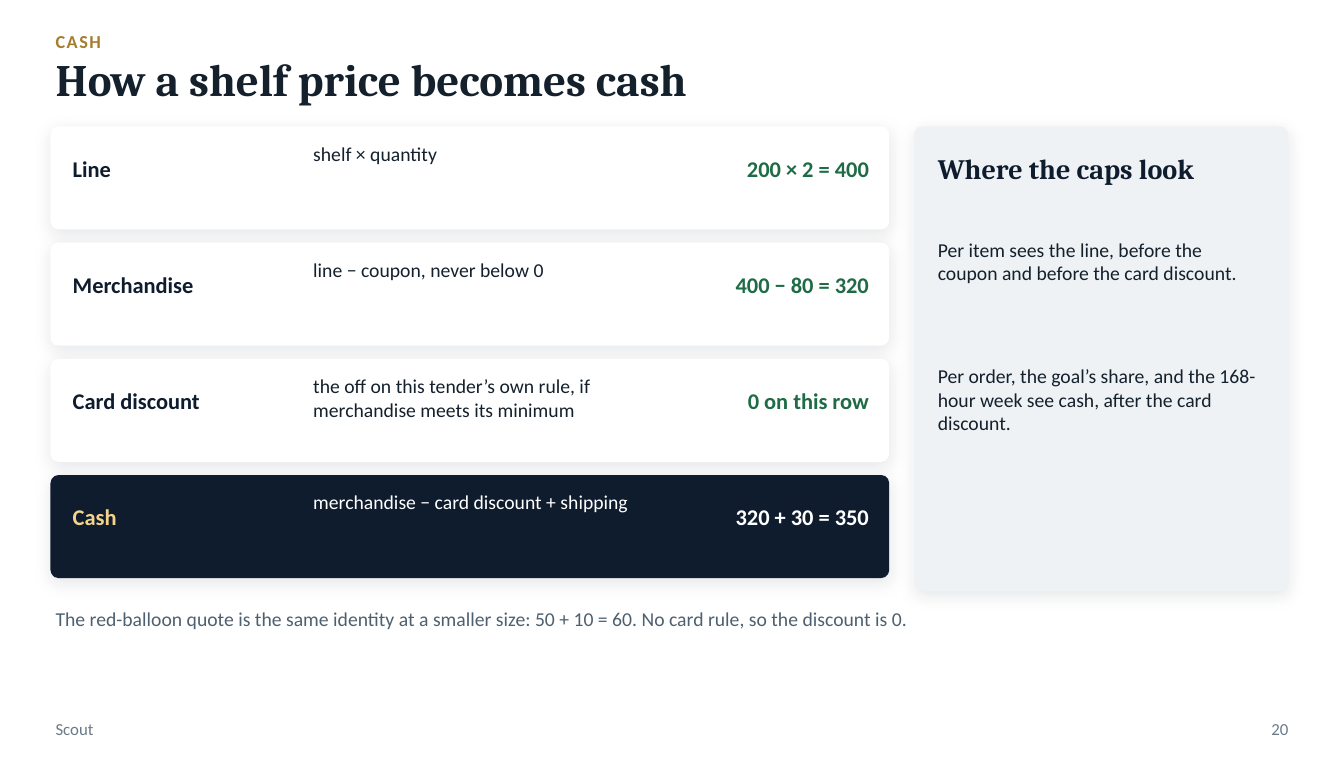
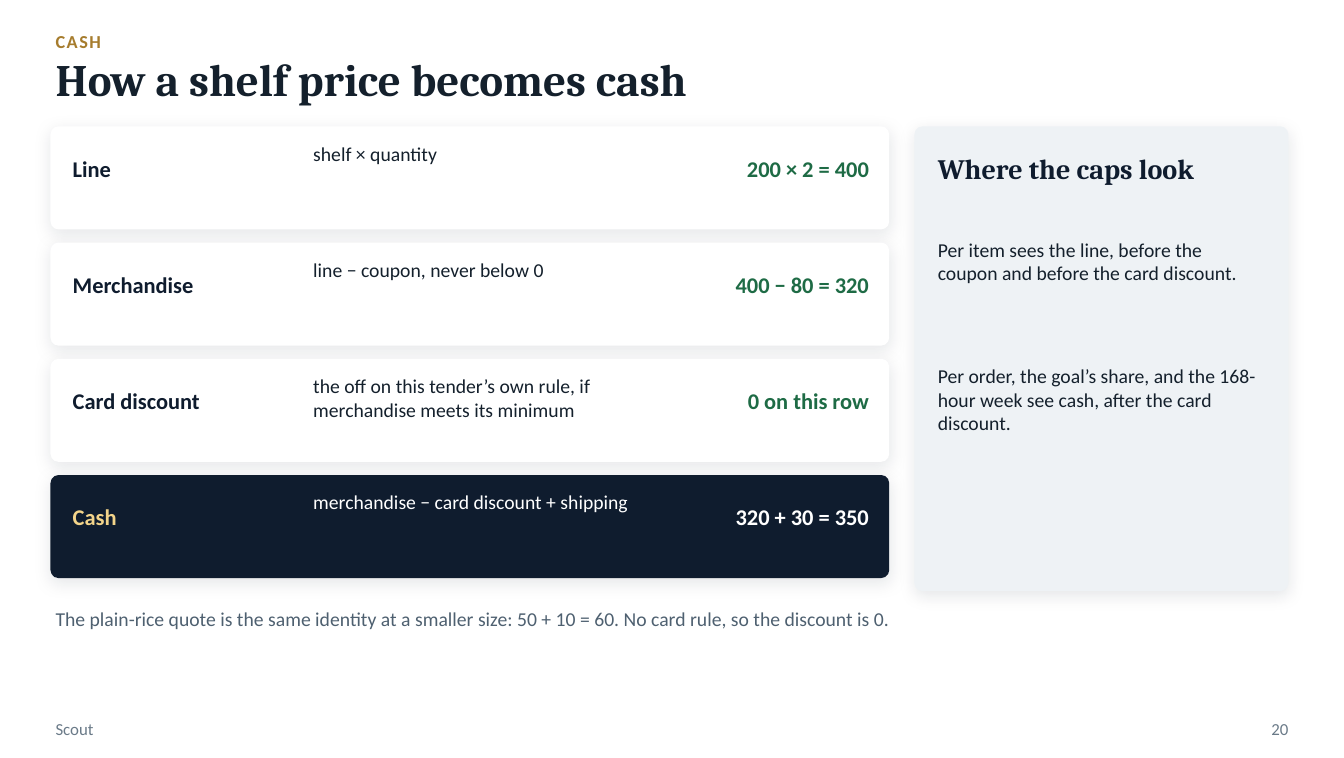
Before and after one commit to jaccokwok/Agentic-Commerce, a slide deck: slide 20 of tasks/artifacts/scout-judges.pptx. Drawn at 1344x758 pixels with LibreOffice and Linux fonts; fonts in the diff are those of the drawing. Boxes give left, top, right and bottom in pixels: in the first picture for what was removed or moved away, otherwise in the second. Text is boxed around its words. In the diff, an @@ line names an element or a change of style, - is before the commit and + after.

```diff
--- a/tasks/artifacts/scout-judges.pptx
+++ b/tasks/artifacts/scout-judges.pptx
@@ text at <box>56,612,889,629</box>: text changed @@
-The red-balloon quote is the same identity at a smaller size: 50 + 10 = 60. No card rule, so the discount is 0.
+The plain-rice quote is the same identity at a smaller size: 50 + 10 = 60. No card rule, so the discount is 0.
```
Also in this commit, not shown: 14 other slides changed, 1 slide added, 32 other files.
